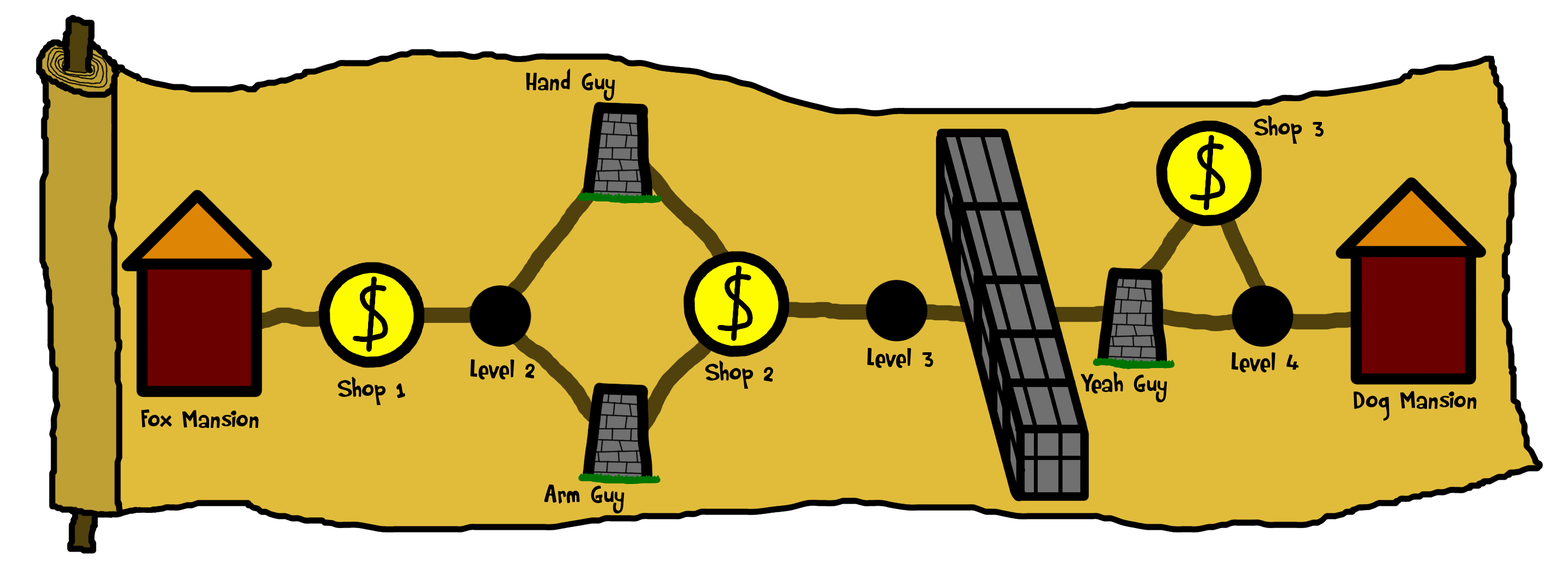
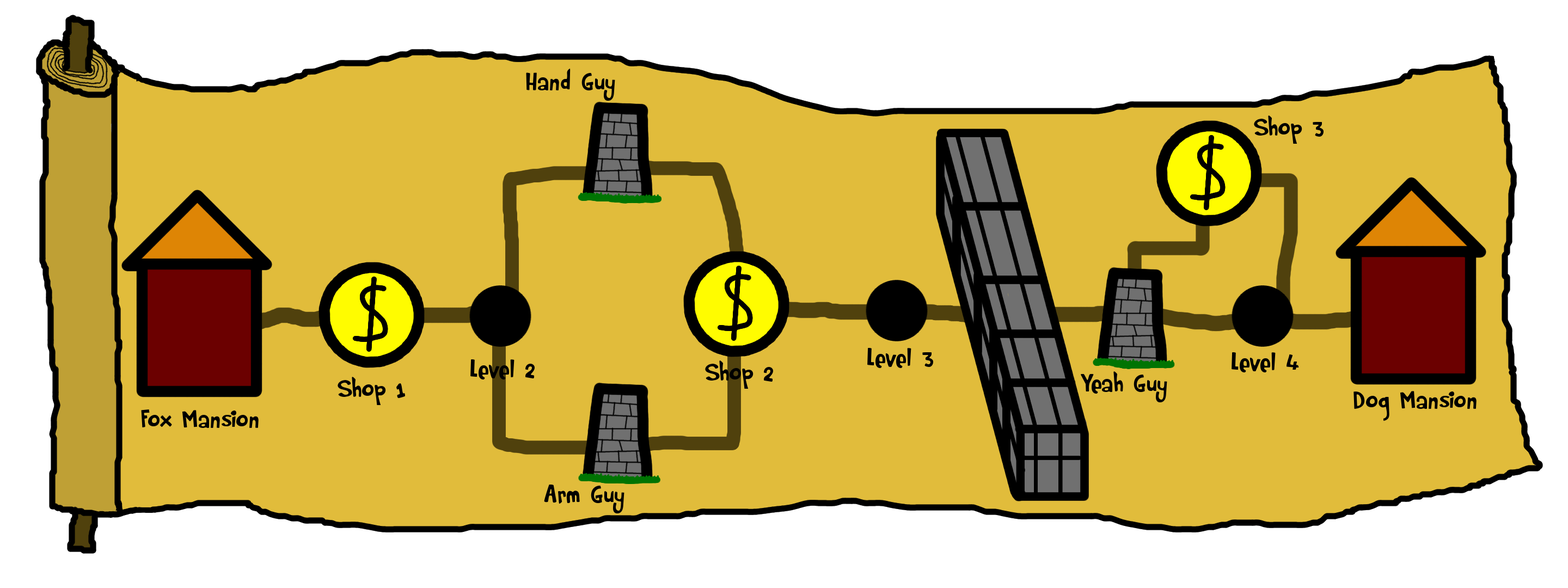
Two versions of the same layered image (1568 × 588). Layer-by-layer changes:
painted on "Path" over [492, 160, 1298, 455]
